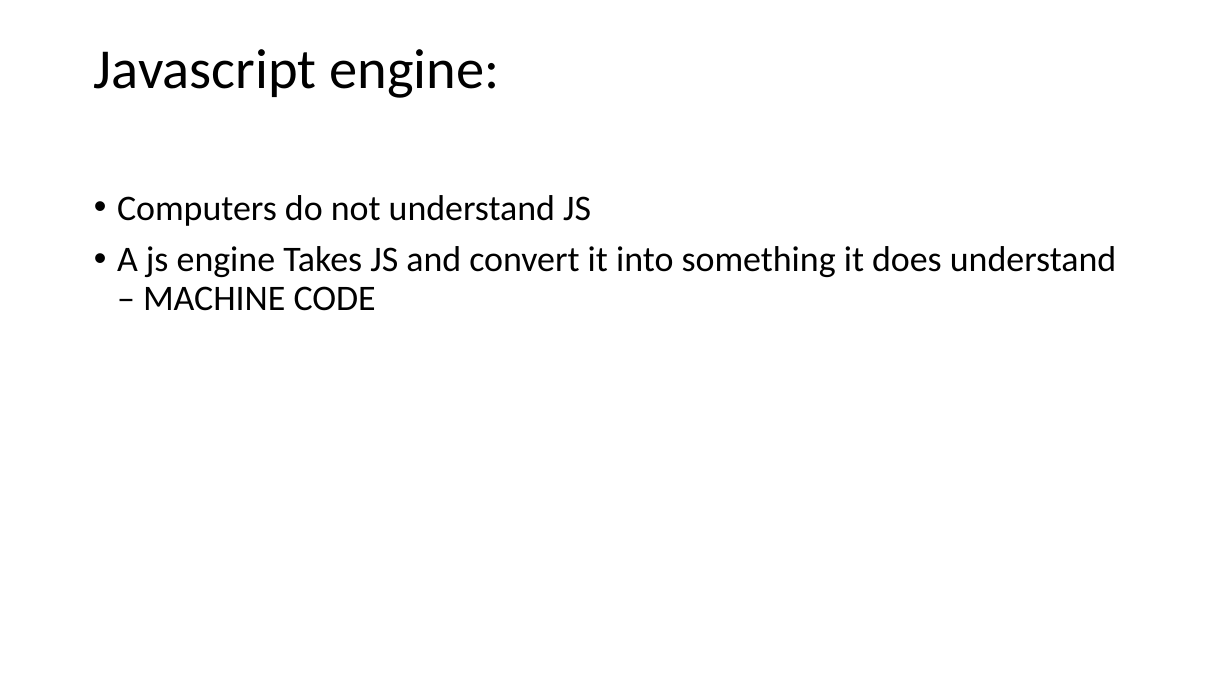
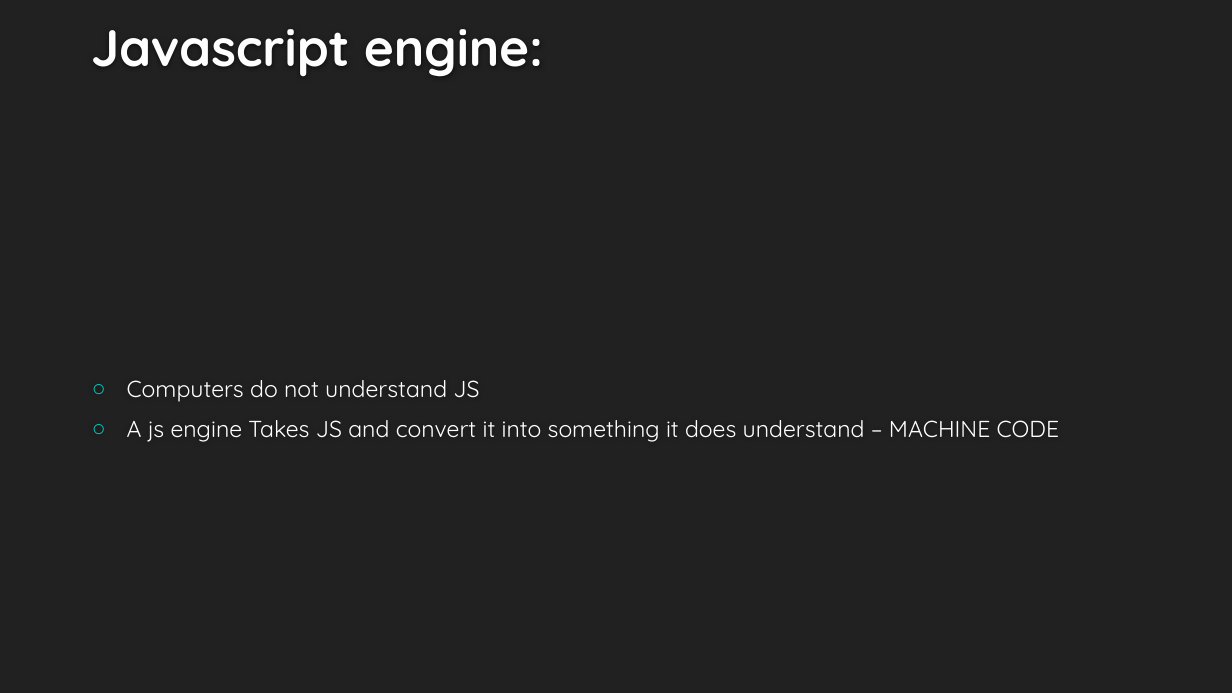
Before and after one commit to Prasundas99/Web-Development-Traning, a slide deck: slide 5 of 10.Node js/Node js.pptx. Drawn at 1232x693 pixels with LibreOffice and Linux fonts; fonts in the diff are those of the drawing; background and template pictures are left out. Boxes give left, top, right and bottom in pixels: in the first picture for what was removed or moved away, otherwise in the second. Text is boxed around its words. In the diff, an @@ line names an element or a change of style, - is before the commit and + after.

```diff
--- a/10.Node js/Node js.pptx
+++ b/10.Node js/Node js.pptx
@@ background #FFFFFF to #212121 @@
@@ title "Javascript engine:": place and size @@
-title "Javascript engine:" at box(94, 49, 499, 98)
+title "Javascript engine:" at box(91, 29, 543, 77)
@@ title "Javascript engine:" at box(91, 29, 543, 77): size 44 to 40 pt, font Calibri to Quicksand, text colour #000000 to #FEFEFE, bold on; line spacing 0.9 to 1; vertical alignment middle to bottom @@
@@ text "Computers do not understand JS": place and size @@
-text "Computers do not understand JS" at box(117, 195, 1116, 311)
+text "Computers do not understand JS" at box(127, 380, 1059, 442)
@@ text "Computers do not understand JS" at box(127, 380, 1059, 442): size 28 to 18 pt, font Calibri to Quicksand, text colour #000000 to #FFFFFF; bullet • to ○; line spacing 0.9 to 1; vertical alignment top to middle @@
```
Also in this commit, not shown: 6 other slides changed, 2 slides added, 1 slide removed, 13 other files.
